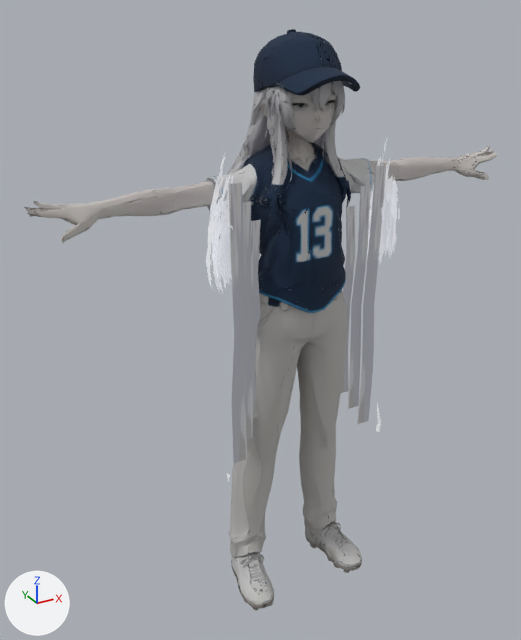
One commit to the glTF model public/models/diamond-shine/reina.glb: the scene before it, then after it.
The view is the same before and after, from a 50 mm lens placed at (-1.098, -1.767, 1.897), pointed at (-0.072, 0.098, 0.965). Lighting does not change. The marker at lower left points along +X, +Y and +Z. The older version comes first. Where no turn or scale is listed for an object, it has been applied to the vertices. Vertices at exactly the same position are counted once.

Objects in the first picture: 'kit_curtain_L', 'kit_curtain_R', 'mesh_reina'.
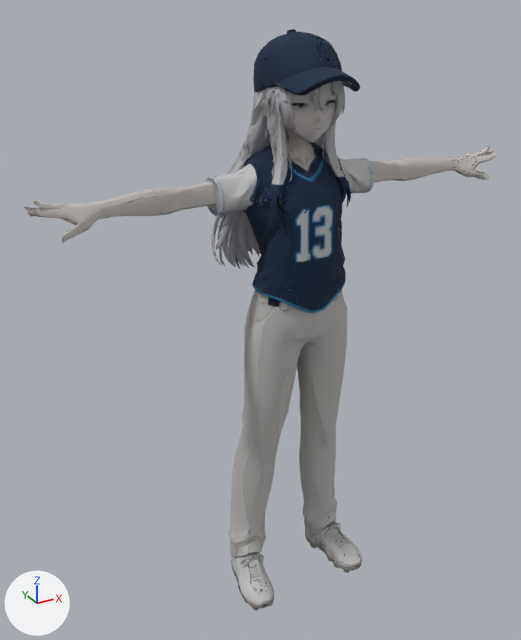
Location of each change, (x1, y1, x2, y2) in pixels of the pictures (521 x 640 px):
```json
{"object": "kit_curtain_L", "change": "deleted", "before": [206, 153, 234, 482]}
{"object": "kit_curtain_R", "change": "deleted", "before": [367, 138, 400, 432]}
{"part": 1, "of": "me_node_0", "change": "deleted", "before": [229, 165, 386, 463]}
```

Scene script edits in JSON lines:
```json
{"block": "me_node_0", "where": "# used by ob_mesh_reina; location = (0.0, 0.0, -0.002)"}
{"op": "remove", "block": "me_node_0", "code": "me_node_0.from_pydata(...)  # 32618 vertices, 30048 faces; spans x -0.77..0.78, y -0.18..0.25, z 0.0..1.83"}
{"op": "add", "block": "me_node_0", "code": "me_node_0.from_pydata(...)  # 32558 vertices, 30000 faces; spans x -0.77..0.78, y -0.18..0.25, z 0.0..1.83"}
{"block": "me_node_0", "change": "me_node_0 part 1: 6 loose pieces with 60 vertices, spanning x -0.26..0.26, y -0.07..-0.04, z 0.58..1.46, are deleted"}
{"op": "remove", "block": "me_node_0", "code": "me_node_0.materials.append(mat_mat_hair_lock)  # picture img_hero_base_color"}
{"op": "remove", "block": "ob_kit_curtain_l", "code": ["ob_kit_curtain_l = bpy.data.objects.new('kit_curtain_L', me_node_0_002)", "ob_kit_curtain_l.location = (0.0, 0.0, -0.002)"]}
{"op": "remove", "block": "ob_kit_curtain_r", "code": ["ob_kit_curtain_r = bpy.data.objects.new('kit_curtain_R', me_node_0_003)", "ob_kit_curtain_r.location = (0.0, 0.0, -0.002)"]}
```
